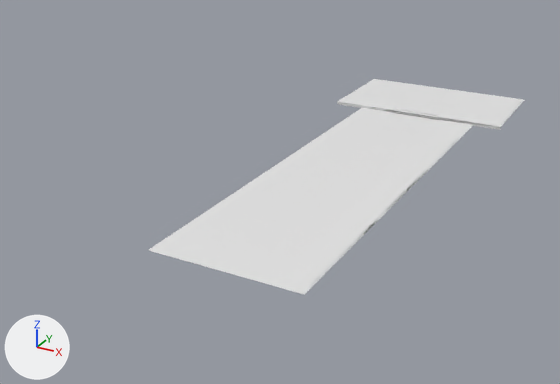
Two versions of the glTF model src/assets/duveen_gallery.gltf, one commit apart.
Both versions are drawn from a camera (50 mm lens) standing at (106.0, -248.0, 113.0) and looking at (-20.0, -19.0, -1.0). The lights are fixed; the arrows at lower left show +X, +Y and +Z. Where no turn or scale is listed for an object, it has been applied to the vertices. Vertices at the same position are counted once.

The scene before the commit, as lines of its bpy script (objects in view):
```python
me_duveen_empty_2_002 = bpy.data.meshes.new('Duveen Empty 2.002')
me_duveen_empty_2_002.from_pydata(...)  # 85 vertices, 133 faces; spans x -383.0..383.0, y -1.0..14.0, z -1209.0..868.0
me_duveen_empty_2_020 = bpy.data.meshes.new('Duveen Empty 2.020')
me_duveen_empty_2_020.from_pydata(...)  # 85 vertices, 133 faces; spans x -40.0..36.0, y -85.0..123.0, z 3.0..4.0
me_duveen_empty_2_027 = bpy.data.meshes.new('Duveen Empty 2.027')
me_duveen_empty_2_027.from_pydata(...)  # 85 vertices, 133 faces; spans x -383.0..383.0, y -1.0..14.0, z -1209.0..868.0
ob_floor_000 = bpy.data.objects.new('floor.000', me_duveen_empty_2_020)
ob_floor_000.location = (0.0, 0.0, 0.0)
ob_floor_001 = bpy.data.objects.new('floor.001', me_duveen_empty_2_002)
ob_floor_001.location = (-3.0, 1.7, 3.1)
ob_floor_001.rotation_euler = (-1.571, 0.0, 0.0)  # degrees (-90, 0, 0)
ob_floor_001.scale = (-0.1, -0.1, -0.1)
ob_floor_002 = bpy.data.objects.new('floor.002', me_duveen_empty_2_027)
ob_floor_002.location = (-2.1, 1.7, 3.1)
ob_floor_002.rotation_euler = (-1.571, 0.0, 0.0)  # degrees (-90, 0, 0)
ob_floor_002.scale = (-0.1, -0.1, -0.1)
```
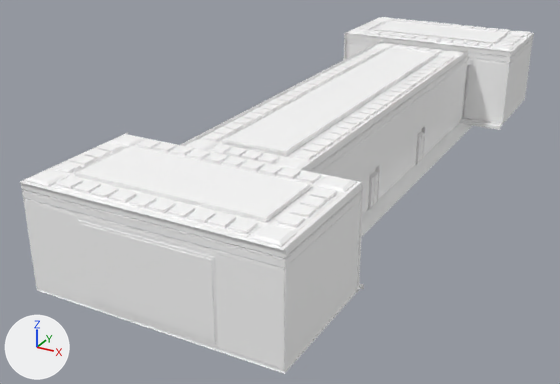
Changed parts and their boxes [x1, y1, x2, y2] in the pictures (560 x 384 px):
'side.001', added: after [20, 133, 364, 373]
'floor.001', deleted: before [149, 79, 523, 294]
'center', added: after [180, 40, 473, 236]
'side', added: after [343, 17, 534, 130]
'floor.000', reshaped, turned: before [166, 100, 524, 295]; after [38, 115, 511, 374]
'floor.002', deleted: before [155, 102, 519, 294]
part 1 of me_duveen_empty_2_020, deleted: before [341, 100, 524, 129]
part 2 of me_duveen_empty_2_020, built on: before [166, 125, 473, 295]; after [38, 115, 511, 374]

Patch to the scene script:
```diff
--- a/src/assets/duveen_gallery.gltf.py
+++ b/src/assets/duveen_gallery.gltf.py
@@ mat_defaultmaterial_001 @@
+mat_defaultmaterial_001 = bpy.data.materials.new('DefaultMaterial.001')
+mat_defaultmaterial_001.use_nodes = True; mat_defaultmaterial_001.node_tree.nodes.clear()
+_N = mat_defaultmaterial_001.node_tree.nodes; _L = mat_defaultmaterial_001.node_tree.links
+n0 = _N.new('ShaderNodeOutputMaterial'); n0.name = 'Material Output'
+n1 = _N.new('ShaderNodeBsdfPrincipled'); n1.name = 'Principled BSDF'
+n2 = _N.new('ShaderNodeVertexColor'); n2.name = 'Color Attribute'
+_L.new(n1.outputs[0], n0.inputs[0])  # 'BSDF' to 'Surface'
+_L.new(n2.outputs[0], n1.inputs[0])  # 'Color' to 'Base Color'
@@ mat_defaultmaterial_003 @@
+mat_defaultmaterial_003 = bpy.data.materials.new('DefaultMaterial.003')
+mat_defaultmaterial_003.use_nodes = True; mat_defaultmaterial_003.node_tree.nodes.clear()
+_N = mat_defaultmaterial_003.node_tree.nodes; _L = mat_defaultmaterial_003.node_tree.links
+n0 = _N.new('ShaderNodeOutputMaterial'); n0.name = 'Material Output'
+n1 = _N.new('ShaderNodeBsdfPrincipled'); n1.name = 'Principled BSDF'
+n2 = _N.new('ShaderNodeVertexColor'); n2.name = 'Color Attribute'
+_L.new(n1.outputs[0], n0.inputs[0])  # 'BSDF' to 'Surface'
+_L.new(n2.outputs[0], n1.inputs[0])  # 'Color' to 'Base Color'
@@ mat_defaultmaterial_002 @@
+mat_defaultmaterial_002 = bpy.data.materials.new('DefaultMaterial.002')
+mat_defaultmaterial_002.use_nodes = True; mat_defaultmaterial_002.node_tree.nodes.clear()
+_N = mat_defaultmaterial_002.node_tree.nodes; _L = mat_defaultmaterial_002.node_tree.links
+n0 = _N.new('ShaderNodeOutputMaterial'); n0.name = 'Material Output'
+n1 = _N.new('ShaderNodeBsdfPrincipled'); n1.name = 'Principled BSDF'
+n2 = _N.new('ShaderNodeVertexColor'); n2.name = 'Color Attribute'
+_L.new(n1.outputs[0], n0.inputs[0])  # 'BSDF' to 'Surface'
+_L.new(n2.outputs[0], n1.inputs[0])  # 'Color' to 'Base Color'
@@ mat_defaultmaterial @@
+mat_defaultmaterial = bpy.data.materials.new('DefaultMaterial')
+mat_defaultmaterial.use_nodes = True; mat_defaultmaterial.node_tree.nodes.clear()
+_N = mat_defaultmaterial.node_tree.nodes; _L = mat_defaultmaterial.node_tree.links
+n0 = _N.new('ShaderNodeOutputMaterial'); n0.name = 'Material Output'
+n1 = _N.new('ShaderNodeBsdfPrincipled'); n1.name = 'Principled BSDF'
+n2 = _N.new('ShaderNodeVertexColor'); n2.name = 'Color Attribute'
+_L.new(n1.outputs[0], n0.inputs[0])  # 'BSDF' to 'Surface'
+_L.new(n2.outputs[0], n1.inputs[0])  # 'Color' to 'Base Color'
@@ me_duveen_empty_2_020 @@
-me_duveen_empty_2_020.from_pydata(...)  # 85 vertices, 133 faces; spans x -40.0..36.0, y -85.0..123.0, z 3.0..4.0
+me_duveen_empty_2_020.from_pydata(...)  # 869 vertices, 1538 faces; spans x -40.0..37.0, y -4.0..-3.0, z -120.0..123.0
+# me_duveen_empty_2_020 part 1: the loose piece of 24 vertices spanning x -40.0..36.0, y 77.0..123.0, z 3.0..4.0 is deleted
+# me_duveen_empty_2_020 part 2: 44 vertices removed from x -28.0..24.0, y -85.0..88.0, z 3.0; 869 vertices added at x -40.0..37.0, y -4.0..-3.0, z -120.0..123.0
+me_duveen_empty_2_020.materials.append(mat_defaultmaterial_001)
@@ ob_floor_000 @@
 ob_floor_000.location = (0.0, 0.0, 0.0)
+ob_floor_000.rotation_euler = (-1.571, 0.0, 0.0)  # degrees (-90, 0, 0)
@@ ob_floor_001 @@
-ob_floor_001 = bpy.data.objects.new('floor.001', me_duveen_empty_2_002)
@@ ob_floor_002 @@
-ob_floor_002 = bpy.data.objects.new('floor.002', me_duveen_empty_2_027)
@@ ob_side_001 @@
+ob_side_001 = bpy.data.objects.new('side.001', me_cuwall_outline_001_a_000)  # 2356 vertices, 3501 faces; spans x -36.4..40.5, y -123.1..-76.7, z 3.0..37.6
+ob_side_001.location = (-3.1, 2.8, 0.0)
@@ ob_side @@
+ob_side = bpy.data.objects.new('side', me_cuwall_outline_001_a_002)  # 2356 vertices, 3501 faces; spans x -40.5..36.4, y 76.7..123.1, z 3.0..37.6
+ob_side.location = (0.0, 0.0, 0.0)
@@ ob_center @@
+ob_center = bpy.data.objects.new('center', me_duveen_empty_2_026)  # 2223 vertices, 3827 faces; spans x -28.0..24.0, y -85.0..88.0, z 3.0..36.0
+ob_center.location = (0.0, 0.0, 0.0)
```
